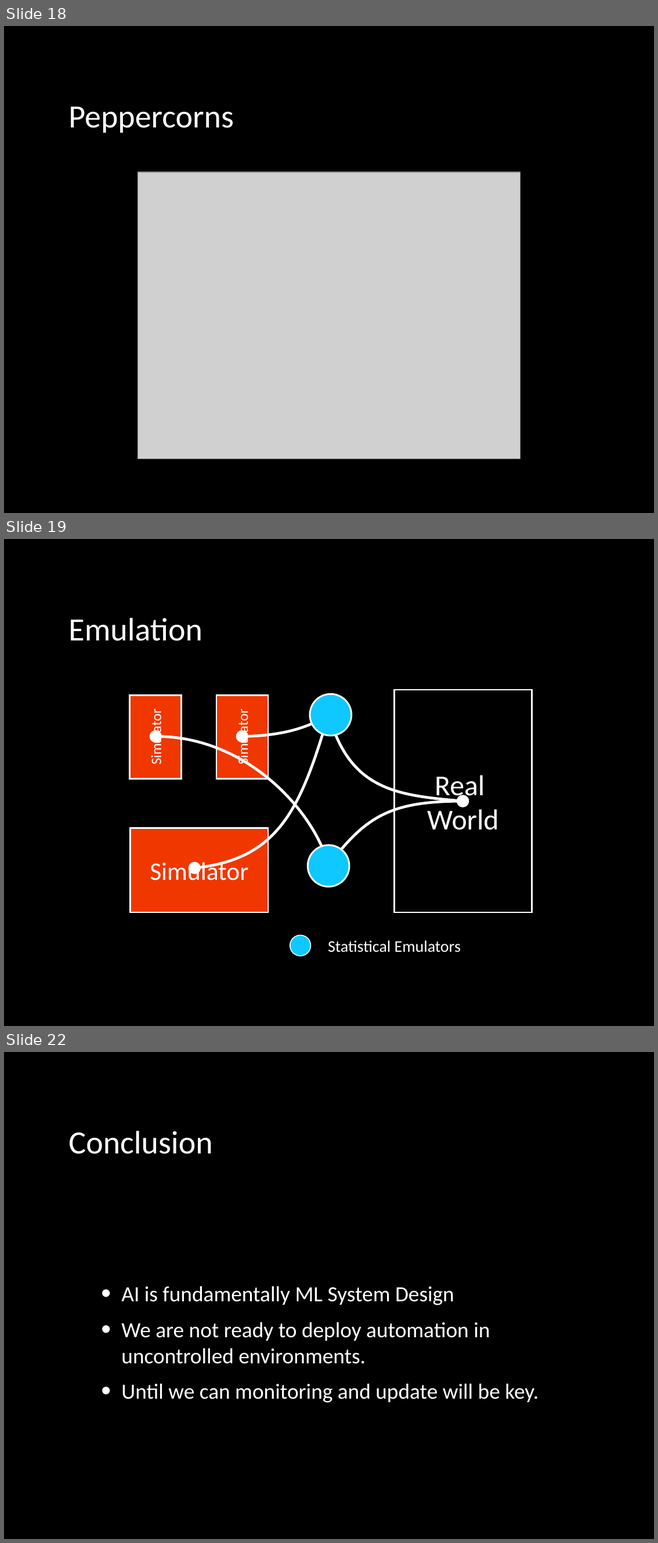
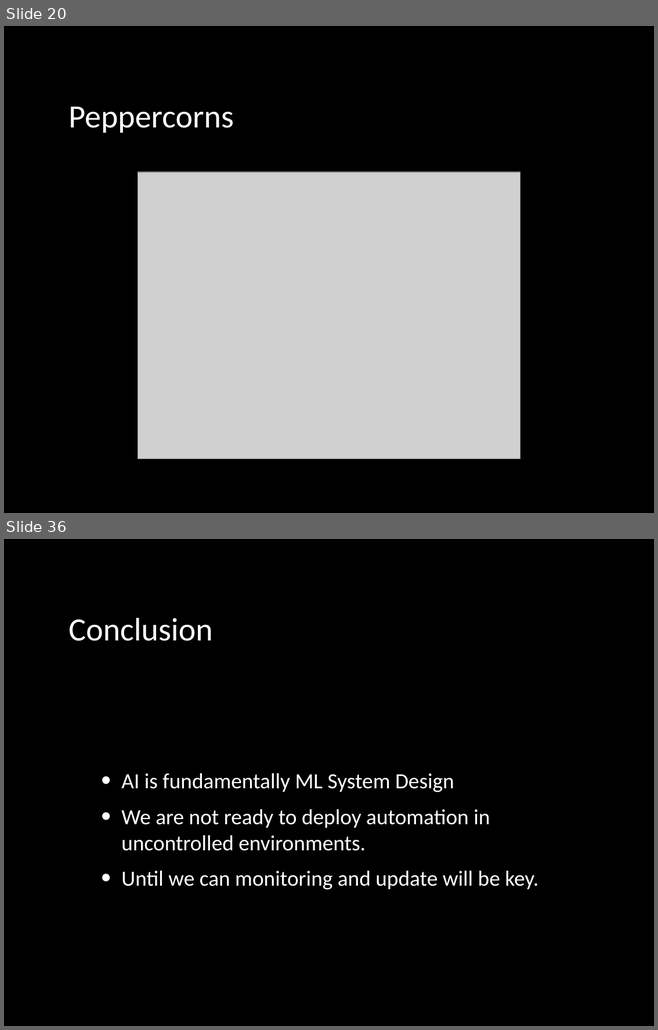
Before and after one commit to lawrennd/slides, a slide deck: 2019-09-20-machine-learning-systems-design.pptx. Shown one above the other, each under a label of ours: slides 18, 19 and 22 before the commit, slides 20 and 36 after it; the slides between them are not shown. The pictures are 658x1543 and 658x1030 pixels, drawn with LibreOffice and Linux fonts; fonts in the diff are those of the drawing; grey boxes stand for pictures. Boxes give left, top, right and bottom in pixels: in the first picture for what was removed or moved away, otherwise in the second. Text is boxed around its words. In the diff, an @@ line names an element or a change of style, - is before the commit and + after.

```diff
--- a/2019-09-20-machine-learning-systems-design.pptx
+++ b/2019-09-20-machine-learning-systems-design.pptx
@@ slide 19 removed at (4, 539, 654, 1026), background #000000 @@
@@ title removed at (68, 618, 202, 641) @@
-Emulation
@@ ellipse removed at (309, 694, 351, 736) @@
@@ rectangle removed at (394, 690, 531, 913) @@
-Real
-World
@@ rectangle removed at (129, 696, 181, 779) @@
-Simulator
@@ rectangle removed at (216, 696, 268, 779) @@
-Optimization
@@ rectangle removed at (216, 696, 268, 779) @@
-Simulator
@@ freeform shape removed at (194, 715, 328, 868) @@
@@ freeform shape removed at (242, 715, 328, 736) @@
@@ freeform shape removed at (329, 715, 463, 801) @@
@@ freeform shape removed at (237, 732, 248, 743) @@
@@ freeform shape removed at (458, 795, 469, 806) @@
@@ rectangle removed at (130, 828, 268, 913) @@
-Simulator
@@ group removed at (150, 732, 468, 886): 4 freeform shapes, 1 ellipse @@
@@ freeform shape removed at (188, 863, 200, 874) @@
@@ ellipse removed at (290, 935, 311, 956) @@
@@ text removed at (328, 940, 460, 953) @@
-Statistical Emulators
@@ what was slide 18 is now slide 20 @@
@@ what was slide 22 is now slide 36 @@
```
Also in this commit, not shown: 2 slides changed, 19 slides added, 3 other slides removed, 1 other file.
